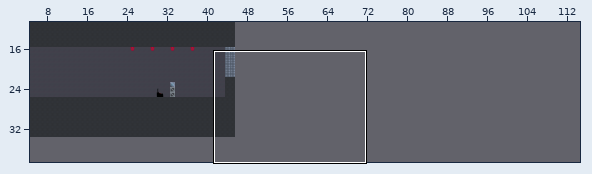
A Tiled map gets an edit: maps/cutscene1.tmx. Above, an overview of the earlier version with the close-up marked.
Close-up. Before the commit:
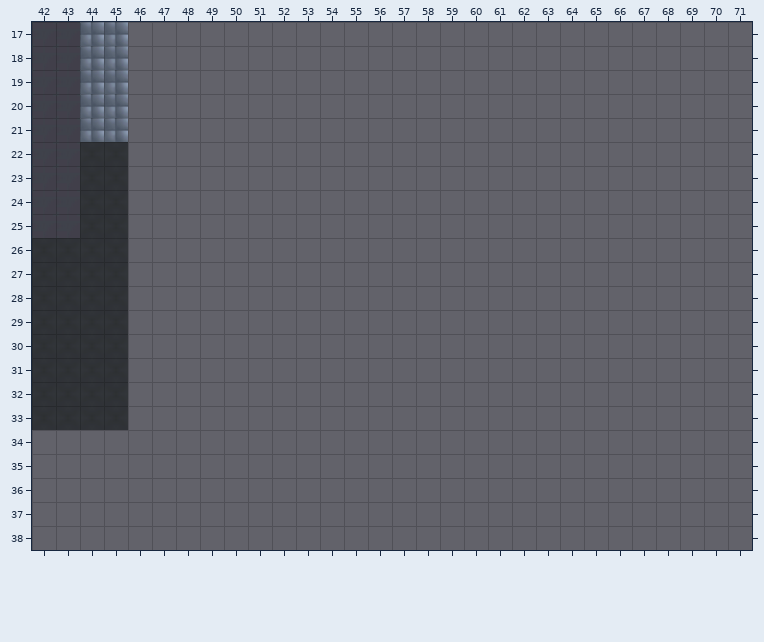
Cells are 128x128 px. Shown: x 42..71, y 17..38. The commit also changed other parts of the map, which this record leaves out. The old version is drawn lined up with the new one.
After:
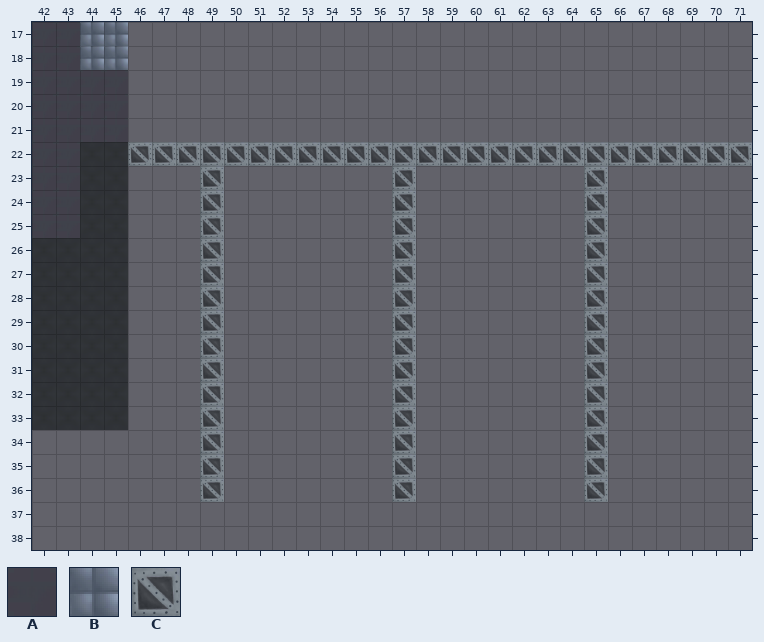
Key: from "scifi_platformTiles_32x32": A 4, B 6, C 12.
_ is an empty cell, . an unchanged one.
See-through tiles are keyed as they look on the map.
Difference:
map size 500x200 -> 125x50 cells
--- layer "Tile Layer 1"
@@ x 44..71 @@
-19 BB..........................
-20 BB..........................
-21 BB..........................
-22 ..__________________________
-23 ....._......._......._......
-24 ....._......._......._......
-25 ....._......._......._......
-26 ....._......._......._......
-27 ....._......._......._......
-28 ....._......._......._......
-29 ....._......._......._......
-30 ....._......._......._......
-31 ....._......._......._......
-32 ....._......._......._......
-33 ....._......._......._......
-34 ....._......._......._......
-35 ....._......._......._......
-36 ....._......._......._......
+19 AA..........................
+20 AA..........................
+21 AA..........................
+22 ..CCCCCCCCCCCCCCCCCCCCCCCCCC
+23 .....C.......C.......C......
+24 .....C.......C.......C......
+25 .....C.......C.......C......
+26 .....C.......C.......C......
+27 .....C.......C.......C......
+28 .....C.......C.......C......
+29 .....C.......C.......C......
+30 .....C.......C.......C......
+31 .....C.......C.......C......
+32 .....C.......C.......C......
+33 .....C.......C.......C......
+34 .....C.......C.......C......
+35 .....C.......C.......C......
+36 .....C.......C.......C......
Boxes around the changes in both close-ups, in picture pixels (x1, y1, x2, y2):
changed: (80, 70, 752, 502)
